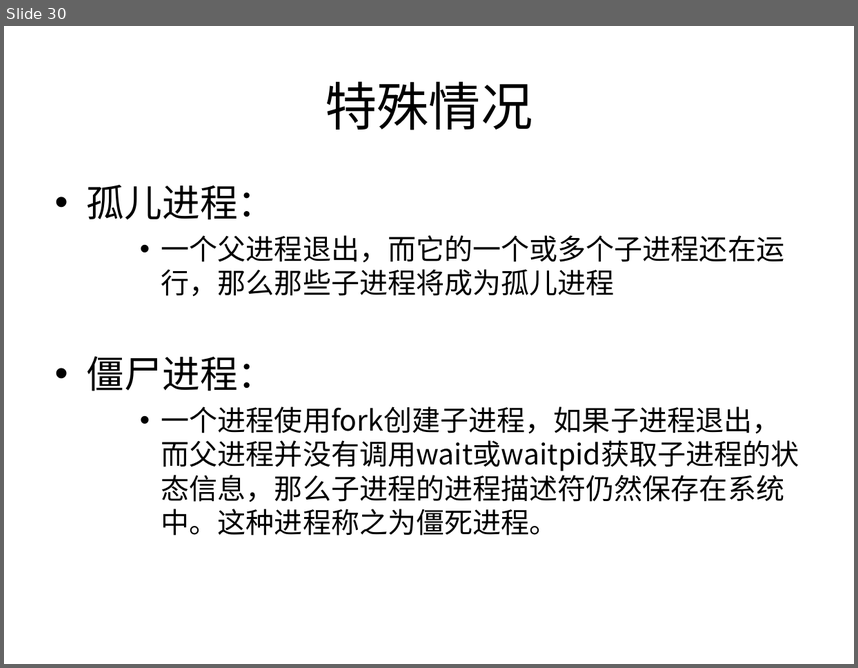
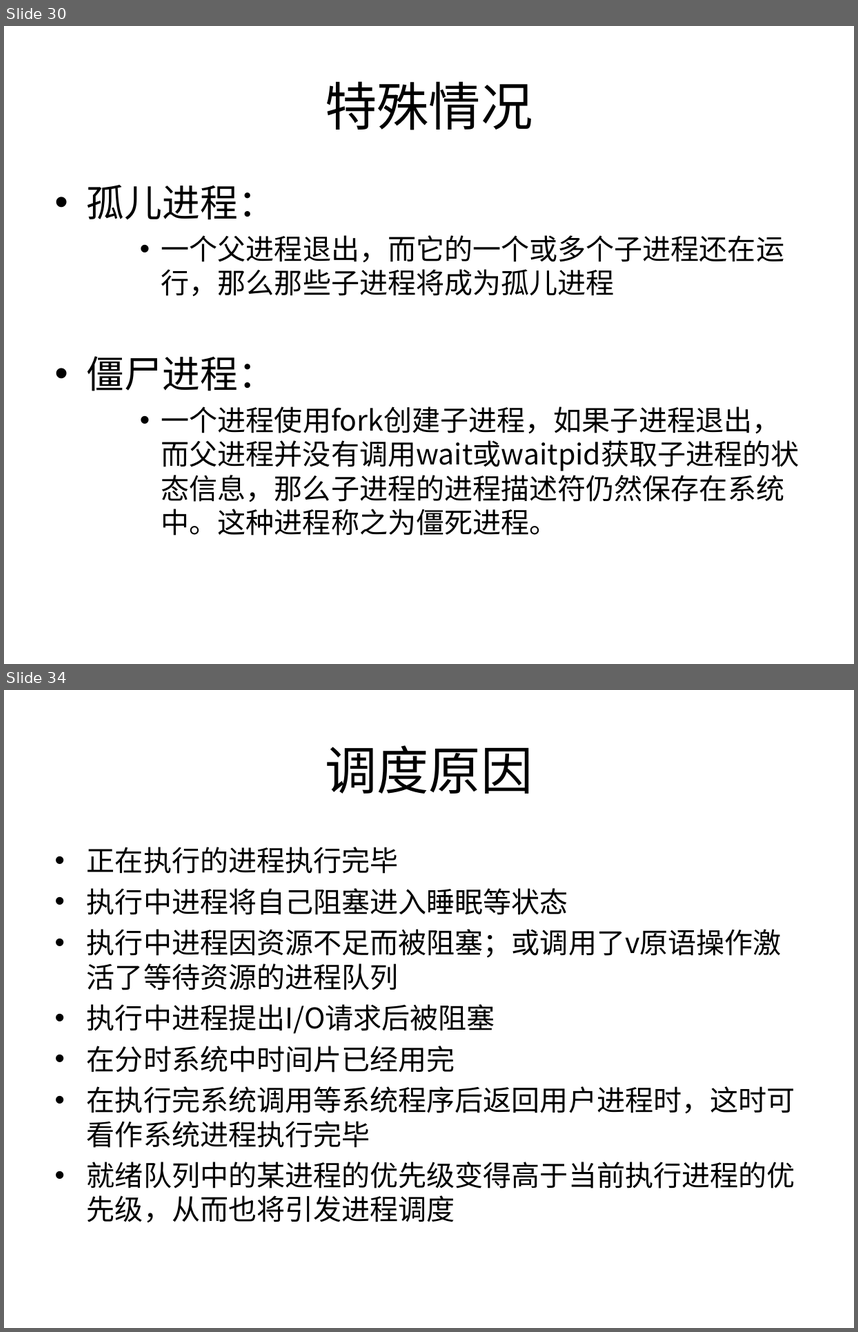
Before and after one commit to Winddoing/embedded_linux_notes, a slide deck: doc/进程调度/进程调度.ppt. Shown one above the other, each under a label of ours: slide 30 before the commit, slides 30 and 34 after it; the slides between them are not shown. The pictures are 858x668 and 858x1332 pixels, drawn with LibreOffice and Linux fonts; fonts in the diff are those of the drawing. Boxes give left, top, right and bottom in pixels: in the first picture for what was removed or moved away, otherwise in the second. Text is boxed around its words. In the diff, an @@ line names an element or a change of style, - is before the commit and + after.

```diff
--- a/doc/进程调度/进程调度.ppt
+++ b/doc/进程调度/进程调度.ppt
@@ slide 34 added at (x1=4, y1=690, x2=854, y2=1328), background #FFFFFF @@
@@ title added at (x1=325, y1=745, x2=533, y2=793), 44 pt, text #000000 @@
+调度原因
@@ text added at (x1=87, y1=847, x2=795, y2=1223), 24 pt, text #000000 @@
+• 正在执行的进程执行完毕
+• 执行中进程将自己阻塞进入睡眠等状态
+• 执行中进程因资源不足而被阻塞；或调用了v原语操作激活了等待资源的进程队列
+• 执行中进程提出I/O请求后被阻塞
+• 在分时系统中时间片已经用完
+• 在执行完系统调用等系统程序后返回用户进程时，这时可看作系统进程执行完毕
+• 就绪队列中的某进程的优先级变得高于当前执行进程的优先级，从而也将引发进程调度
```
Also in this commit, not shown: 3 slides changed, 13 other slides added, 1 other file.
